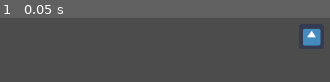
Above: before the commit, frame 1.
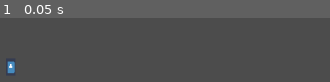
Above: after the commit, the same moment.

Repository: jbreslin33/breslinsoccer2d
Game: Godot game, scene res://player/Player.tscn
The game is run twice, just before and just after one commit, with the same random seed, the same clock (stepped at 60 frames per second) and the same inputs. Before the commit the project starts from res://ball/Ball.tscn. The engine's default icon, where the game draws it, is replaced by a stand-in: a white triangle on a blue panel in a dark square.
Inputs:
- Up to frame 1 (0.05 s): no input

The runs differ from the first frame. In frame 1, 1.9% of the frame differs, in the area x 2-98%, y 17-86%.

Commit message:
player and Ball

Diff:
--- a/ball/Ball.tscn
+++ b/player/Player.tscn
@@ -11,14 +11,14 @@
 "speed": 5.0
 } ]
 
-[sub_resource type="RectangleShape2D" id=3]
+[sub_resource type="RectangleShape2D" id=2]
 
 custom_solver_bias = 0.0
 extents = Vector2( 10, 10 )
 
-[node name="Ball" type="KinematicBody2D" index="0"]
-position = Vector2( 505, 261 )
-scale = Vector2( 0.5, 0.5 )
+[node name="Player" type="KinematicBody2D" index="0"]
+position = Vector2( 120, 300 )
+scale = Vector2( 0.2, 0.35 )
 input_pickable = false
 collision_layer = 1
 collision_mask = 1
@@ -29,9 +29,9 @@
 }
 
 [node name="AnimatedSprite" type="AnimatedSprite" parent="." index="0"]
-frames = SubResource( 2 )
+frames = SubResource( 1 )
 animation = "default"
+_sections_unfolded = [ "frames" ]
 
 [node name="CollisionShape2D" type="CollisionShape2D" parent="." index="1"]
-shape = SubResource( 3 )
-_sections_unfolded = [ "Transform" ]
+shape = SubResource( 2 )
--- a/project.godot
+++ b/project.godot
@@ -11,7 +11,7 @@
 [application]
 
 config/name="breslinsoccer2d"
-run/main_scene="res://ball/Ball.tscn"
+run/main_scene="res://player/Player.tscn"
 config/icon="res://icon.png"
 
 [input]
Not shown: 1 places in player/Player.tscn that only renumber resources
